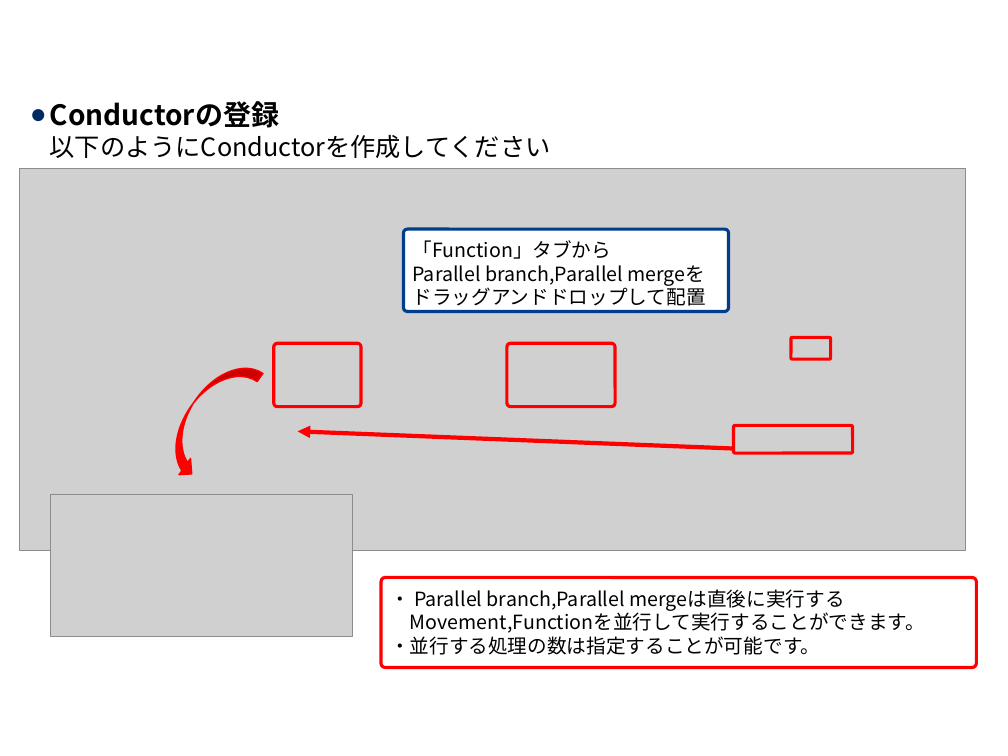
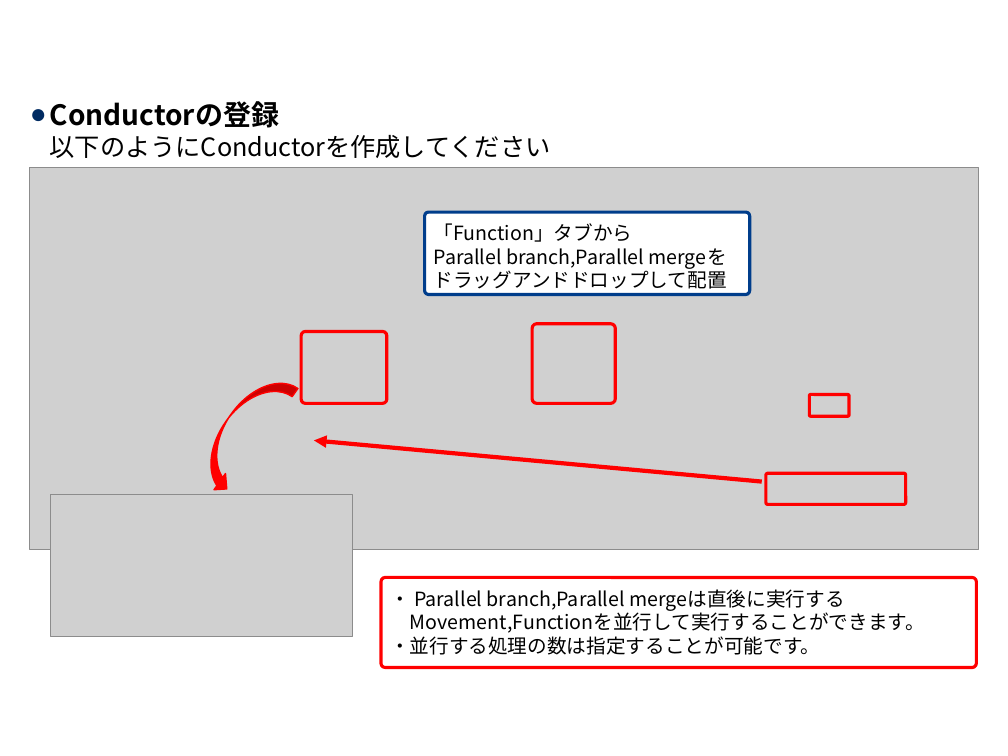
Before and after one commit to exastro-suite/it-automation-docs, a slide deck: slide 28 of asset/Learn_ja/ITA-Conductor_practice_ja.pptx. Drawn at 1008x756 pixels with LibreOffice and Linux fonts; fonts in the diff are those of the drawing; grey boxes stand for pictures; background and template pictures are left out. Boxes give left, top, right and bottom in pixels: in the first picture for what was removed or moved away, otherwise in the second. Text is boxed around its words. In the diff, an @@ line names an element or a change of style, - is before the commit and + after.

```diff
--- a/asset/Learn_ja/ITA-Conductor_practice_ja.pptx
+++ b/asset/Learn_ja/ITA-Conductor_practice_ja.pptx
@@ picture: place and size @@
-picture at [20,168,966,550]
+picture at [29,167,978,549]
@@ rounded rectangle "「Function」タブから Parallel branch,Parallel mergeを ドラッグアンドドロップして ...": place and size @@
-rounded rectangle "「Function」タブから Parallel branch,Parallel mergeを ドラッグアンドドロップして ..." at [403,229,728,311]
+rounded rectangle "「Function」タブから Parallel branch,Parallel mergeを ドラッグアンドドロップして ..." at [424,212,749,294]
@@ rounded rectangle: place and size @@
-rounded rectangle at [507,344,615,407]
+rounded rectangle at [532,324,616,403]
@@ rounded rectangle: place and size @@
-rounded rectangle at [274,344,362,407]
+rounded rectangle at [301,332,387,403]
@@ curved right arrow: place and size @@
-curved right arrow at [154,351,263,482]
+curved right arrow at [189,366,298,497]
@@ rounded rectangle: place and size @@
-rounded rectangle at [791,338,831,360]
+rounded rectangle at [809,394,849,416]
@@ arrow moved from (734, 449) - (297, 431) to (762, 482) - (313, 440) @@
@@ rounded rectangle: place and size @@
-rounded rectangle at [734,425,853,453]
+rounded rectangle at [766,474,906,505]
```
Also in this commit, not shown: 22 other slides changed, 2 other files.
